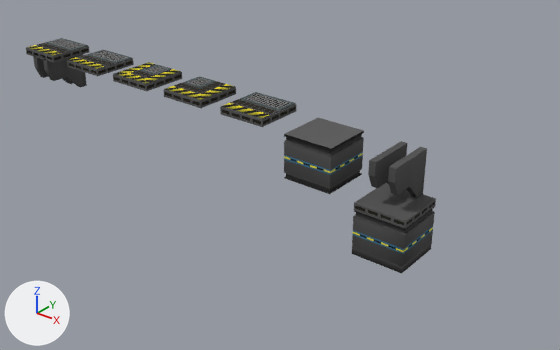
The FBX model TheLastEngineer/Assets/Art-2/AssetsFer/FBXs/Reemplazar/PisoBorde.fbx: old version first, new version second.
The view is the same before and after, from a 50 mm lens placed at (15.25, -9.8, 5.11), pointed at (6.72, 0.86, -1.5). Arrows for +X, +Y and +Z are at lower left; the lights stay in place. The first picture is the older version. Where no turn or scale is listed for an object, it has been applied to the vertices.

Objects in the first picture: 'BaseBorde003', 'BaseBorde01', 'BaseBorde02', 'PisoBordeCaida005', 'PisoBordeCaida01', 'PisoBordeCaida02', 'PisoBordeCaida03', 'PisoBordeCaida04'.
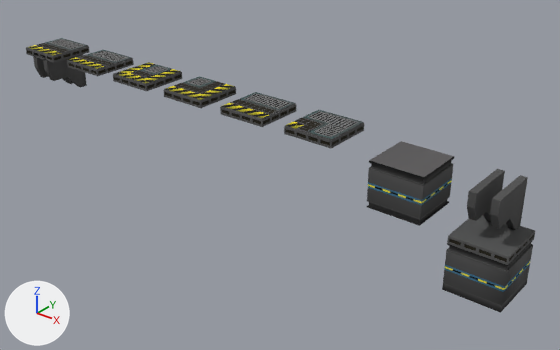
Location of each change, (x1, y1, x2, y2) in pixels of the pictures (560 x 350 px):
'BaseBorde003', moved: before (352, 183, 436, 273); after (442, 215, 535, 313)
'BaseBorde01', moved: before (284, 118, 364, 194); after (367, 141, 454, 226)
'BaseBorde02', moved: before (368, 141, 427, 198); after (467, 169, 528, 230)
'PisoBordeCaida006', added: after (284, 110, 364, 148)

The change, as a diff of the scene's bpy script:
```diff
--- a/TheLastEngineer/Assets/Art-2/AssetsFer/FBXs/Reemplazar/PisoBorde.fbx.py
+++ b/TheLastEngineer/Assets/Art-2/AssetsFer/FBXs/Reemplazar/PisoBorde.fbx.py
@@ me_mesh_008 @@
+me_mesh_008.from_pydata(...)  # 426 vertices, 435 faces; spans x 0.0..1.0, y 0.0..1.0, z -0.143..0.02
+me_mesh_008.materials.append(mat_texturegradient)  # picture img_dehaht_2_jpg
@@ ob_baseborde01 @@
 ob_baseborde01 = bpy.data.objects.new('BaseBorde01', me_mesh_006)
-ob_baseborde01.location = (7.5, 0.0, 0.0)
+ob_baseborde01.location = (9.25, 0.0, 0.0)
@@ ob_baseborde003 @@
 ob_baseborde003 = bpy.data.objects.new('BaseBorde003', me_mesh_007)
-ob_baseborde003.location = (9.0, 0.0, -1.0)
+ob_baseborde003.location = (10.75, 0.0, -1.0)
@@ ob_baseborde02 @@
 ob_baseborde02 = bpy.data.objects.new('BaseBorde02', me_mesh_004)
-ob_baseborde02.location = (9.0, 0.0, 0.0)
+ob_baseborde02.location = (10.75, 0.0, 0.0)
@@ ob_pisobordecaida006 @@
+ob_pisobordecaida006 = bpy.data.objects.new('PisoBordeCaida006', me_mesh_008)
+ob_pisobordecaida006.location = (7.5, 0.0, 0.0)
```
